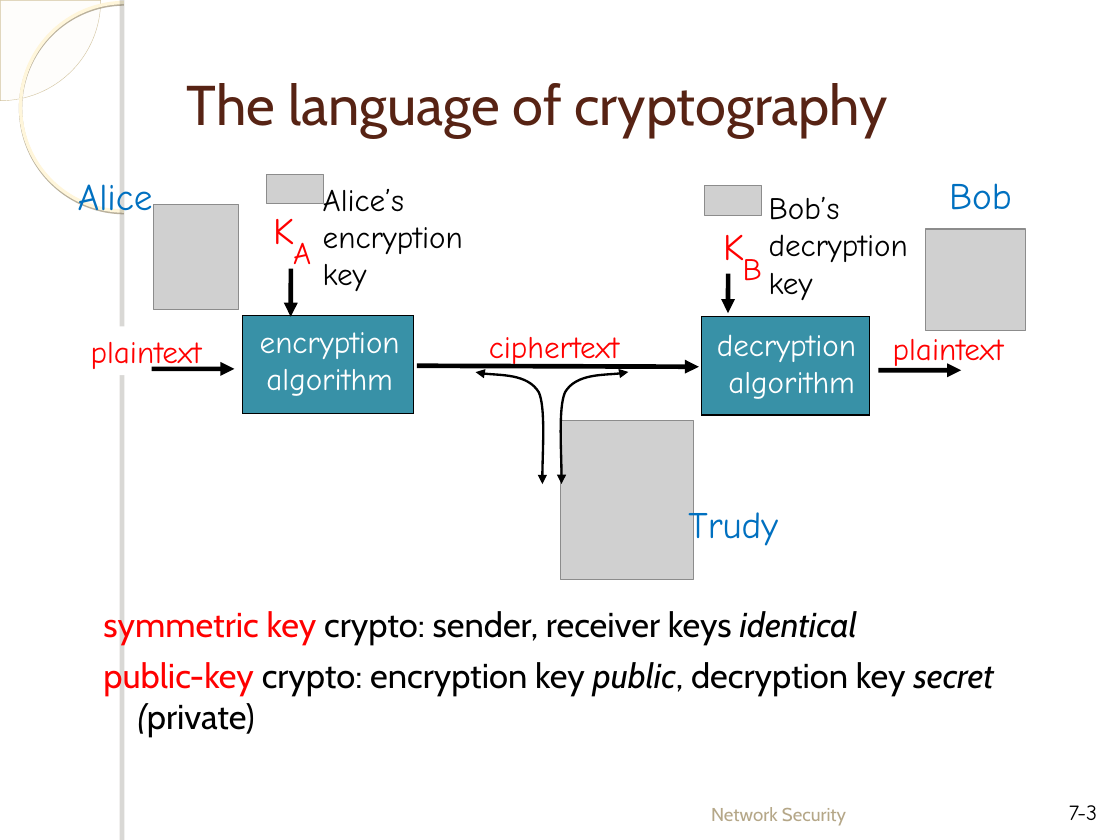
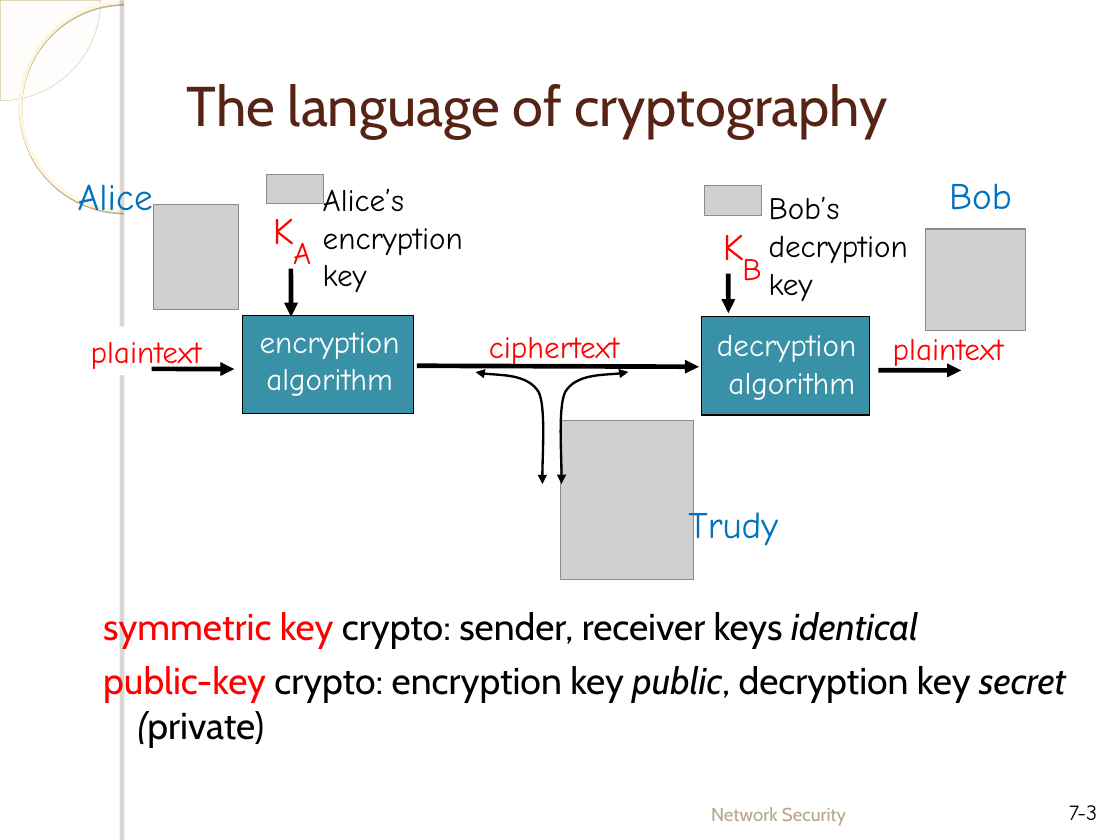
Before and after one commit to centuryhopper/Fall2022CourseContents, a slide deck: slide 3 of CIS6395/BasicNetworkEncryption.ppt. Drawn at 1120x840 pixels with LibreOffice and Linux fonts; fonts in the diff are those of the drawing; grey boxes stand for pictures; background and template pictures are left out. Boxes give left, top, right and bottom in pixels: in the first picture for what was removed or moved away, otherwise in the second. Text is boxed around its words. In the diff, an @@ line names an element or a change of style, - is before the commit and + after.

```diff
--- a/CIS6395/BasicNetworkEncryption.ppt
+++ b/CIS6395/BasicNetworkEncryption.ppt
@@ text "symmetric key crypto: sender, receiver ..." at <box>103,608,1066,748</box>: size 22.2 to 24 pt @@
```
Also in this commit, not shown: 8 other slides changed, 2 other files.
